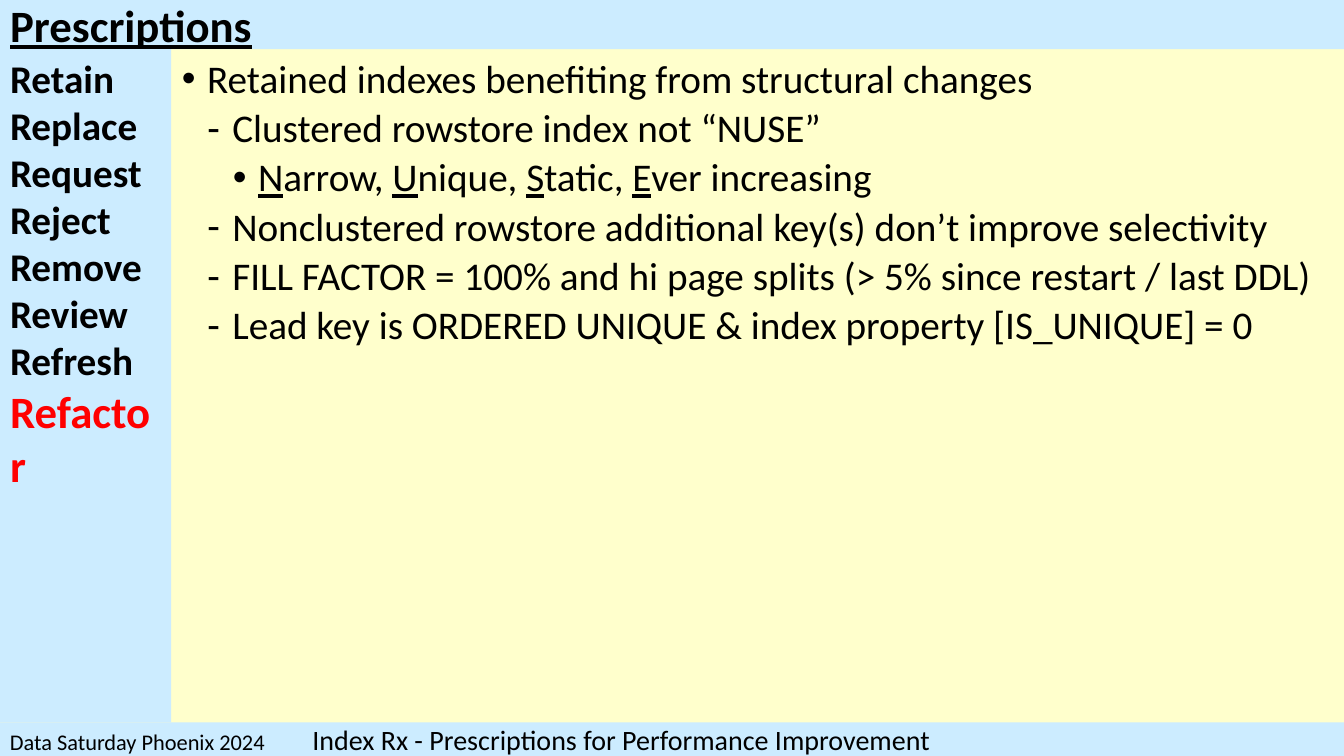
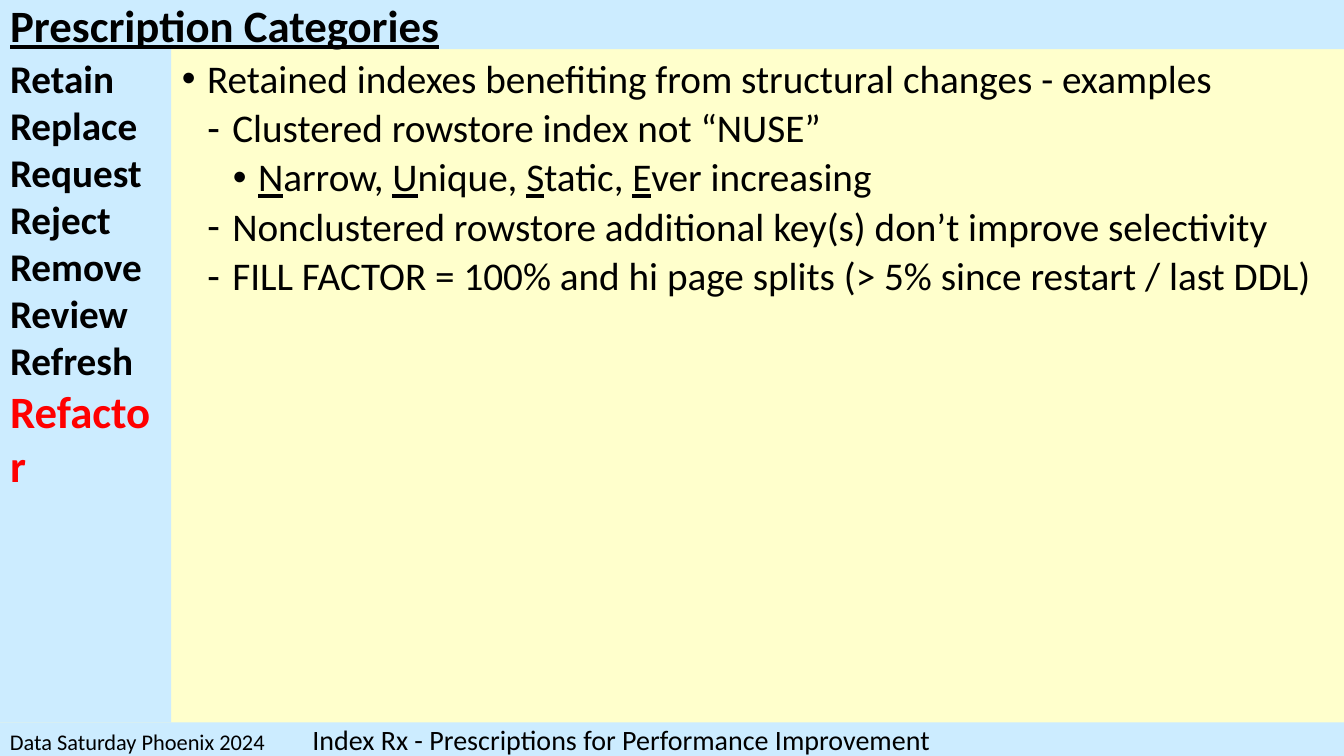
Before and after one commit to SQLXL/SQLXL, a slide deck: slide 39 of SQLXL_Index.pptx (slide 46 before the commit). Drawn at 1344x756 pixels with LibreOffice and Linux fonts; fonts in the diff are those of the drawing. Boxes give left, top, right and bottom in pixels: in the first picture for what was removed or moved away, otherwise in the second. Text is boxed around its words. In the diff, an @@ line names an element or a change of style, - is before the commit and + after.

```diff
--- a/SQLXL_Index.pptx
+++ b/SQLXL_Index.pptx
@@ title at (10,10,439,54): text changed @@
-Prescriptions
+Prescription Categories
@@ text at (207,65,1212,100): text changed @@
-• Retained indexes benefiting from structural changes
+• Retained indexes benefiting from structural changes - examples
@@ text at (232,310,1253,346): paragraph removed @@
-  ‐ Lead key is ORDERED UNIQUE & index property [IS_UNIQUE] = 0
```
Also in this commit, not shown: 44 other slides changed, 1 slide added, 10 slides removed, 1 other file.
